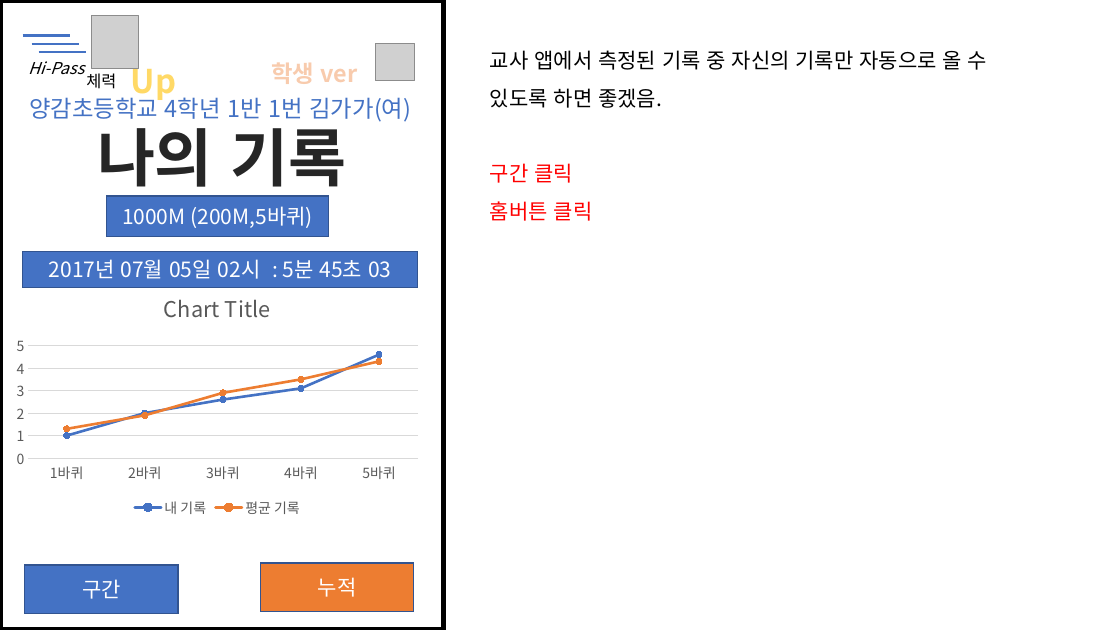
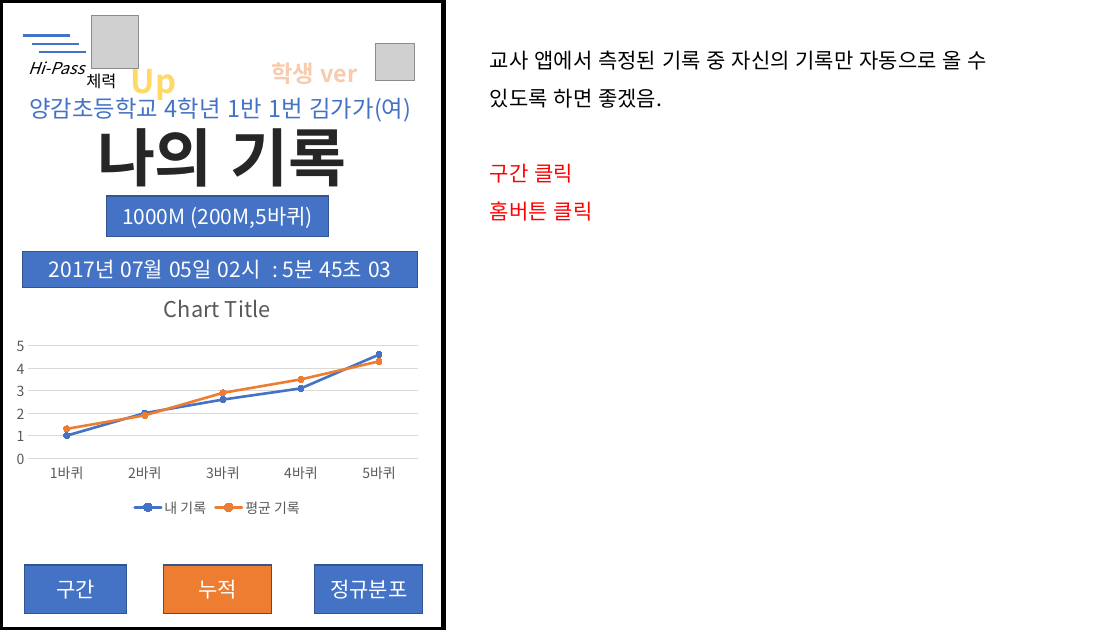
Before and after one commit to llssyy404/HealthKing, a slide deck: slide 16 of Document/전국용 학생앱.pptx. Drawn at 1120x630 pixels with LibreOffice and Linux fonts; fonts in the diff are those of the drawing; grey boxes stand for pictures. Boxes give left, top, right and bottom in pixels: in the first picture for what was removed or moved away, otherwise in the second. Text is boxed around its words. In the diff, an @@ line names an element or a change of style, - is before the commit and + after.

Commit message:
학생앱 기획서 - 정규분포표 추가

```diff
--- a/Document/전국용 학생앱.pptx
+++ b/Document/전국용 학생앱.pptx
@@ rectangle "구간": place and size @@
-rectangle "구간" at (25,565,178,613)
+rectangle "구간" at (25,565,127,613)
@@ rectangle "누적": place and size @@
-rectangle "누적" at (260,563,413,611)
+rectangle "누적" at (163,565,271,613)
@@ rectangle added at (315,565,423,613), fill #4472C4, outline #325491 1 pt, 18 pt, text #FFFFFF @@
+정규분포
```
Also in this commit, not shown: 1 other slide changed, 1 slide added.
